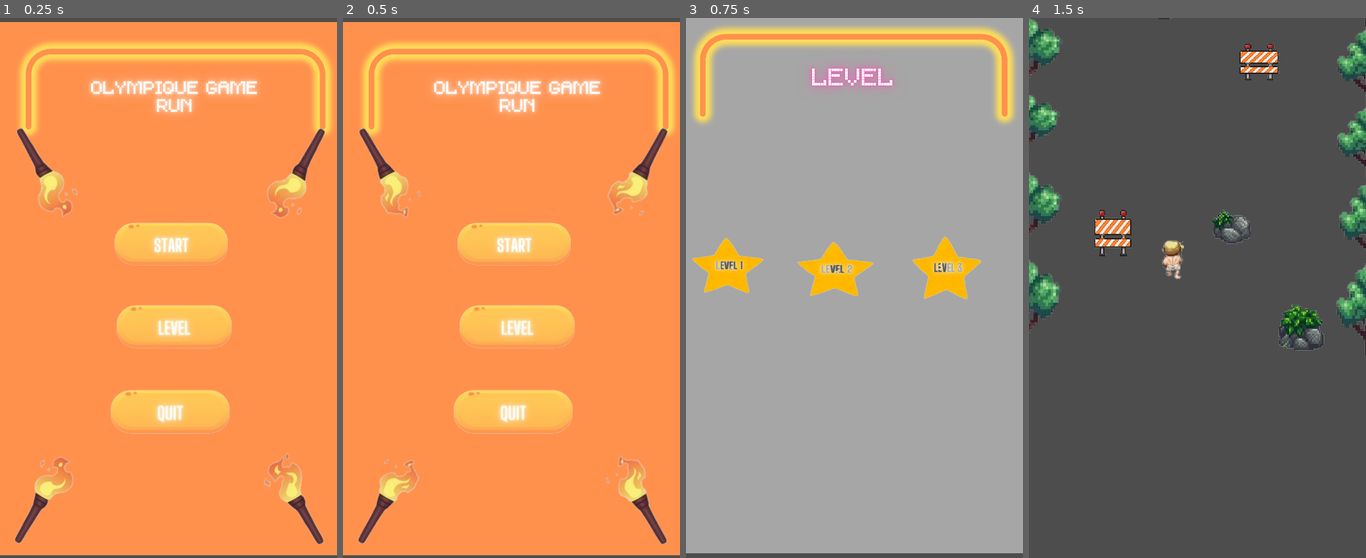
Above: before the commit, frames 1-4 (left to right).
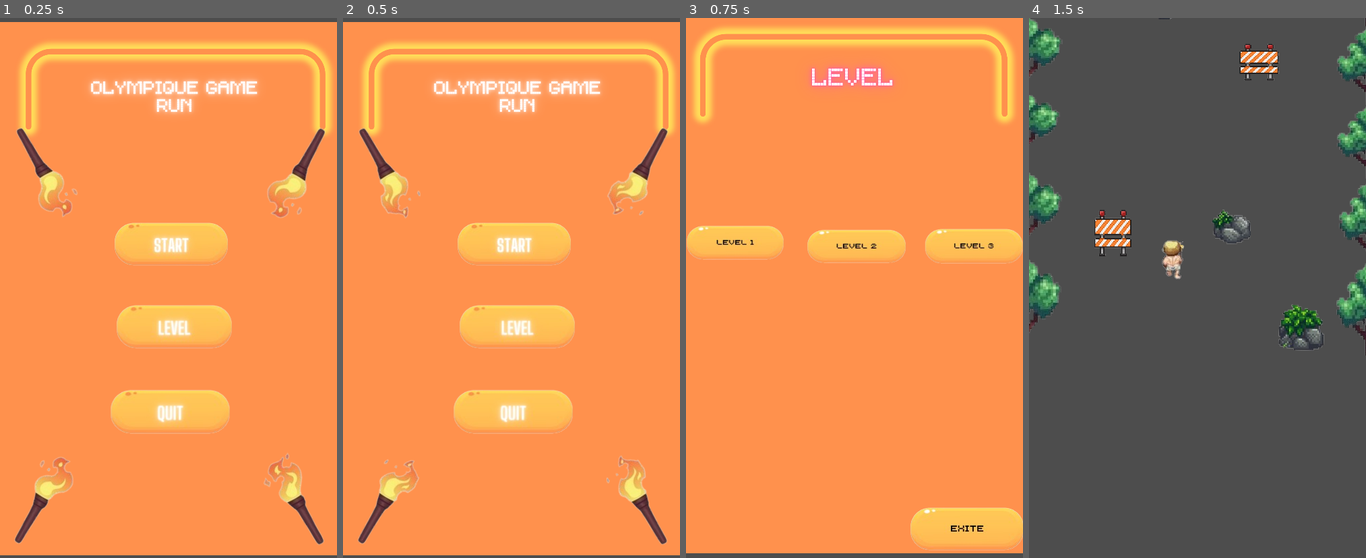
Above: after the commit, the same moments.

Repository: lxnbt/Olympic_Flame_JAM
Game: Godot game, scene res://menu.tscn
Same seed, same stepped clock (60 frames per second), same inputs: the game is played once before the commit and once after it.
Inputs:
- Up to frame 1 (0.25 s): no input
- Up to frame 2 (0.5 s): no input
- Up to frame 3 (0.75 s): click "Levels" at 0.5 s
- Up to frame 4 (1.5 s): click "1" at 1.25 s

Frames 1-2 are identical in both runs. In frame 3, 95% of the frame differs, in the area x 0-100%, y 0-100%; in frame 4, nothing differs.

Commit message:
add the level frame

Diff:
--- a/src/menu.tscn
+++ b/src/menu.tscn
@@ -2,10 +2,10 @@
 
 [ext_resource type="Script" path="res://menu.gd" id="1_f8qra"]
 [ext_resource type="PackedScene" uid="uid://2ggaj5d5x7x8" path="res://scenes/moving_flame.tscn" id="2_annbp"]
-[ext_resource type="Texture2D" uid="uid://bg46iveevqww7" path="res://olympique game run(8).png" id="2_egg4j"]
-[ext_resource type="Texture2D" uid="uid://2tf38lmhq3uc" path="res://olympique_game_run_5_-removebg-preview.png" id="3_rs3k7"]
-[ext_resource type="Texture2D" uid="uid://co72ksxv4rl4b" path="res://olympique_game_run_7_-removebg-preview.png" id="4_c336m"]
-[ext_resource type="Texture2D" uid="uid://5w525incouqx" path="res://olympique_game_run_9_-removebg-preview(1).png" id="5_j2vcf"]
+[ext_resource type="Texture2D" uid="uid://bg46iveevqww7" path="res://assets/olympique game run(8).png" id="2_egg4j"]
+[ext_resource type="Texture2D" uid="uid://2tf38lmhq3uc" path="res://assets/olympique_game_run_5_-removebg-preview.png" id="3_rs3k7"]
+[ext_resource type="Texture2D" uid="uid://co72ksxv4rl4b" path="res://assets/olympique_game_run_7_-removebg-preview.png" id="4_c336m"]
+[ext_resource type="Texture2D" uid="uid://5w525incouqx" path="res://assets/olympique_game_run_9_-removebg-preview(1).png" id="5_j2vcf"]
 
 [node name="Menu" type="Control"]
 layout_mode = 3
--- a/src/menu_levels.tscn
+++ b/src/menu_levels.tscn
@@ -1,10 +1,11 @@
-[gd_scene load_steps=6 format=3 uid="uid://b3hbi5sthfehe"]
+[gd_scene load_steps=7 format=3 uid="uid://b3hbi5sthfehe"]
 
 [ext_resource type="Script" path="res://menu_levels.gd" id="1_0y7e4"]
-[ext_resource type="Texture2D" uid="uid://d3515yx3baqko" path="res://olympique game run(15).png" id="2_42swe"]
-[ext_resource type="Texture2D" uid="uid://6vyg22pj5q46" path="res://olympique_game_run_11_-removebg-preview.png" id="2_yxjwt"]
-[ext_resource type="Texture2D" uid="uid://bopfxve4l5aly" path="res://olympique_game_run_12_-removebg-preview.png" id="3_dmdul"]
-[ext_resource type="Texture2D" uid="uid://04c1huhowiv6" path="res://olympique_game_run_13_-removebg-preview.png" id="4_xvoxp"]
+[ext_resource type="Texture2D" uid="uid://c1towjj7nxrem" path="res://assets/olympique game run(16).png" id="2_w6ubh"]
+[ext_resource type="Texture2D" uid="uid://csprdoht2ul5r" path="res://assets/olympique_game_run_17_-removebg-preview.png" id="3_3cdvf"]
+[ext_resource type="Texture2D" uid="uid://demvra8t7n8ig" path="res://assets/olympique_game_run_18_-removebg-preview.png" id="4_wt4pt"]
+[ext_resource type="Texture2D" uid="uid://brotpokhchovg" path="res://assets/olympique_game_run_19_-removebg-preview.png" id="5_3mo21"]
+[ext_resource type="Texture2D" uid="uid://bprr0rl13eb7a" path="res://assets/olympique_game_run_20_-removebg-preview.png" id="6_b8vvp"]
 
 [node name="Menu_levels" type="Control"]
 layout_mode = 3
@@ -30,6 +31,55 @@
 horizontal_alignment = 1
 vertical_alignment = 1
 
+[node name="TextureRect" type="TextureRect" parent="."]
+layout_mode = 0
+offset_left = -36.0
+offset_top = -5.0
+offset_right = 537.0
+offset_bottom = 805.0
+texture = ExtResource("2_w6ubh")
+expand_mode = 3
+
+[node name="1" type="Button" parent="."]
+layout_mode = 0
+offset_left = 68.0
+offset_top = 331.0
+offset_right = 102.0
+offset_bottom = 362.0
+text = "1
+"
+
+[node name="Sprite2D" type="Sprite2D" parent="1"]
+position = Vector2(9, 14)
+scale = Vector2(0.853571, 0.791246)
+texture = ExtResource("3_3cdvf")
+
+[node name="2" type="Button" parent="."]
+layout_mode = 0
+offset_left = 228.0
+offset_top = 330.0
+offset_right = 276.0
+offset_bottom = 374.0
+text = "2"
+
+[node name="Sprite2D" type="Sprite2D" parent="2"]
+position = Vector2(29, 20.4434)
+scale = Vector2(0.866667, 0.776285)
+texture = ExtResource("4_wt4pt")
+
+[node name="3" type="Button" parent="."]
+layout_mode = 0
+offset_left = 410.0
+offset_top = 342.0
+offset_right = 428.0
+offset_bottom = 373.0
+text = "3"
+
+[node name="Sprite2D" type="Sprite2D" parent="3"]
+position = Vector2(21.125, 8.18745)
+scale = Vector2(0.86131, 0.810817)
+texture = ExtResource("5_3mo21")
+
 [node name="Exit" type="Button" parent="."]
 layout_mode = 0
 offset_left = 405.0
@@ -38,56 +88,11 @@
 offset_bottom = 784.0
 text = "Exit"
 
-[node name="TextureRect" type="TextureRect" parent="."]
-layout_mode = 0
-offset_left = -36.0
-offset_top = -5.0
-offset_right = 537.0
-offset_bottom = 805.0
-texture = ExtResource("2_42swe")
-expand_mode = 3
+[node name="Sprite2D" type="Sprite2D" parent="Exit"]
+position = Vector2(16, 23)
+texture = ExtResource("6_b8vvp")
 
-[node name="1" type="Button" parent="."]
-layout_mode = 0
-offset_left = 56.0
-offset_top = 370.0
-offset_right = 90.0
-offset_bottom = 401.0
-text = "1
-"
-
-[node name="Sprite2D" type="Sprite2D" parent="1"]
-position = Vector2(33, 93)
-scale = Vector2(0.797619, 0.649832)
-texture = ExtResource("2_yxjwt")
-
-[node name="2" type="Button" parent="."]
-layout_mode = 0
-offset_left = 218.0
-offset_top = 377.0
-offset_right = 239.0
-offset_bottom = 408.0
-text = "2"
-
-[node name="Sprite2D" type="Sprite2D" parent="2"]
-position = Vector2(32, 90)
-scale = Vector2(0.847619, 0.639099)
-texture = ExtResource("3_dmdul")
-
-[node name="3" type="Button" parent="."]
-layout_mode = 0
-offset_left = 372.0
-offset_top = 363.0
-offset_right = 390.0
-offset_bottom = 394.0
-text = "3"
-
-[node name="Sprite2D" type="Sprite2D" parent="3"]
-position = Vector2(41, 115)
-scale = Vector2(0.769048, 0.739057)
-texture = ExtResource("4_xvoxp")
-
-[connection signal="pressed" from="Exit" to="." method="_on_exit_pressed"]
 [connection signal="pressed" from="1" to="." method="_on_1_pressed"]
 [connection signal="pressed" from="2" to="." method="_on_2_pressed"]
 [connection signal="pressed" from="3" to="." method="_on_3_pressed"]
+[connection signal="pressed" from="Exit" to="." method="_on_exit_pressed"]
Renamed: src/olympique game run(14).png -> src/assets/olympique game run(14).png
Not shown, changed: src/assets/olympique game run(14).png.import
Renamed: src/olympique game run(15).png -> src/assets/olympique game run(15).png
Not shown, added: src/assets/olympique game run(15).png.import
Binary file added: src/assets/olympique game run(16).png
Not shown, changed: src/assets/olympique game run(16).png.import
Renamed: src/olympique game run(8).png -> src/assets/olympique game run(8).png
Not shown, changed: src/assets/olympique game run(8).png.import
Renamed: src/olympique_game_run_11_-removebg-preview.png -> src/assets/olympique_game_run_11_-removebg-preview.png
Not shown, changed: src/assets/olympique_game_run_11_-removebg-preview.png.import
Renamed: src/olympique_game_run_12_-removebg-preview.png -> src/assets/olympique_game_run_12_-removebg-preview.png
Not shown, added: src/assets/olympique_game_run_12_-removebg-preview.png.import
(and 18 more such lines)
